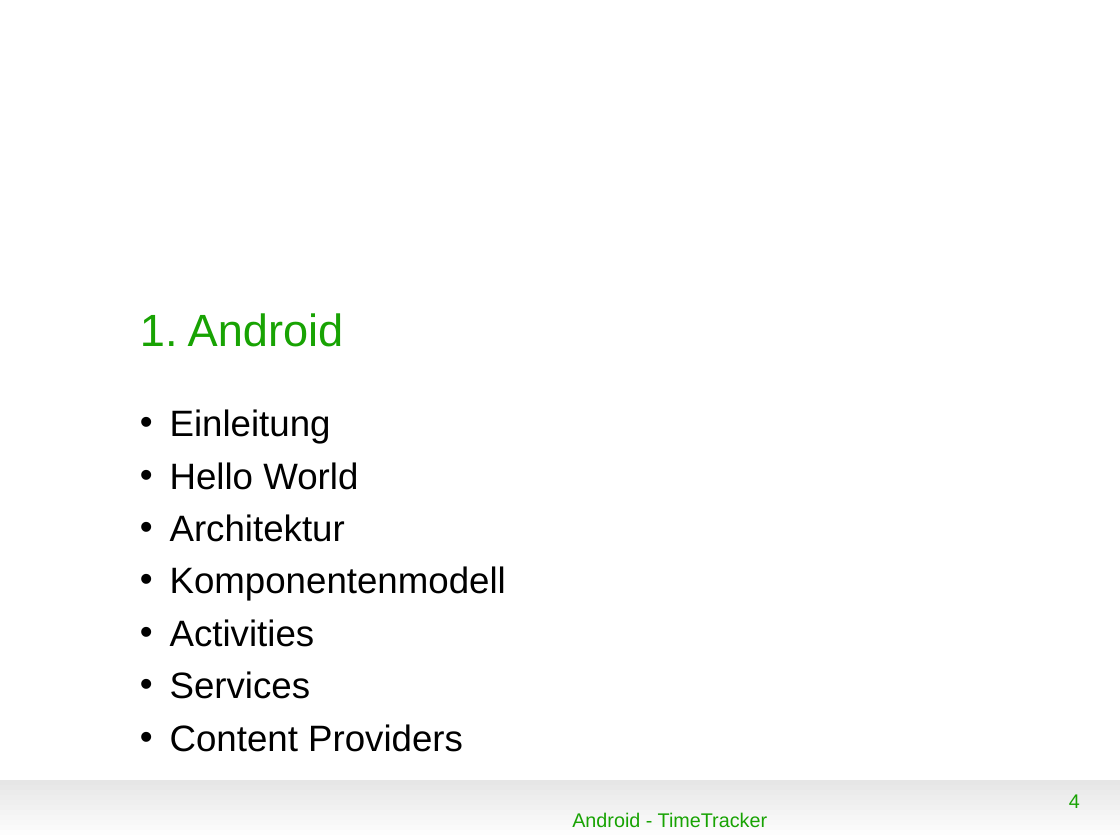
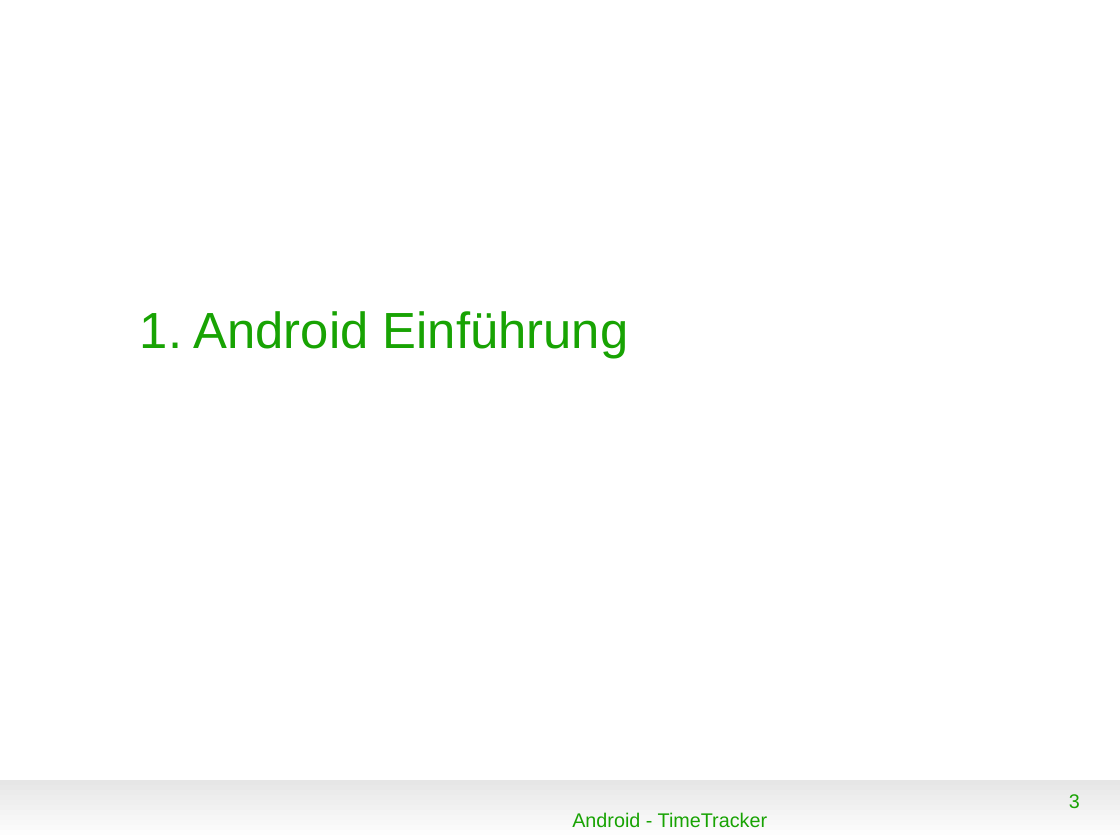
Before and after one commit to floriandrs/presentation, a slide deck: slide 3 of vortrag.odp (slide 4 before the commit). Drawn at 1120x840 pixels with LibreOffice and Linux fonts; fonts in the diff are those of the drawing; background and template pictures are left out. Boxes give left, top, right and bottom in pixels: in the first picture for what was removed or moved away, otherwise in the second. Text is boxed around its words. In the diff, an @@ line names an element or a change of style, - is before the commit and + after.

```diff
--- a/vortrag.odp
+++ b/vortrag.odp
@@ title at bbox=[140, 311, 629, 358]: text changed; size 32 to 36 pt @@
-1. Android
+1. Android Einführung
@@ text removed at bbox=[170, 409, 506, 752] @@
-• Einleitung
-• Hello World
-• Architektur
-• Komponentenmodell
-• Activities
-• Services
-• Content Providers
@@ page number at bbox=[1069, 794, 1080, 808]: text changed @@
-4
+3
```
Also in this commit, not shown: 16 other slides changed, 2 slides added, 2 slides removed.
